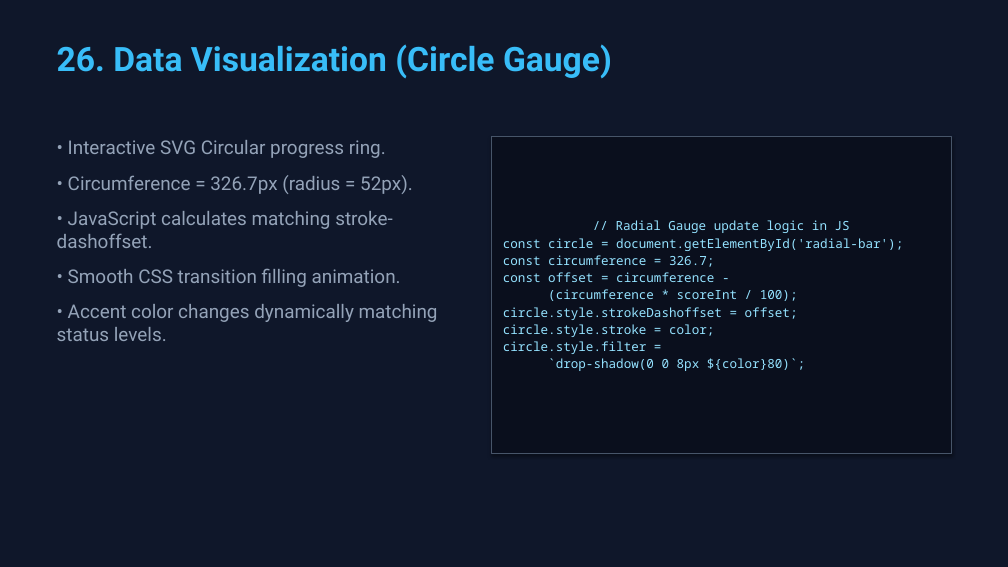
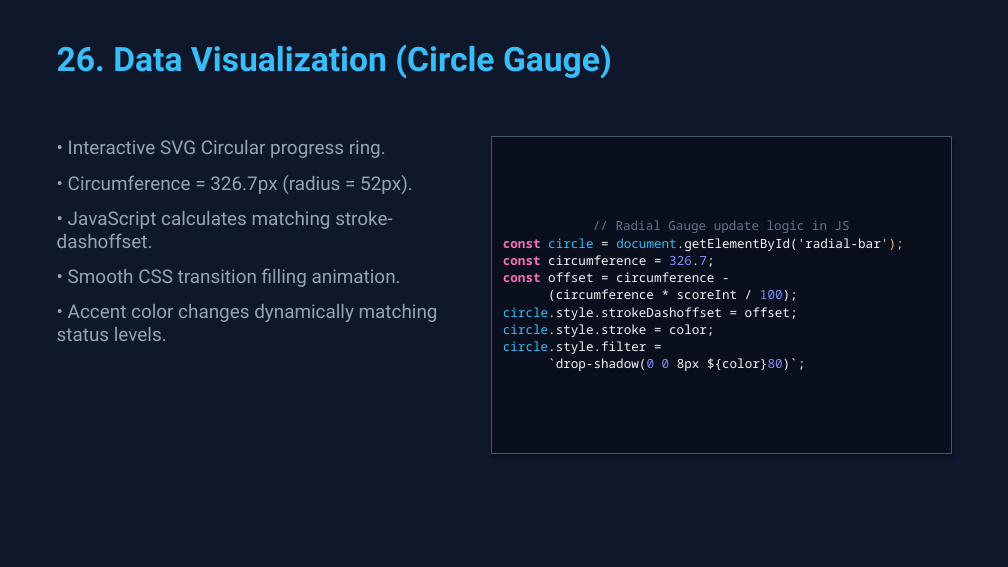
Before and after one commit to Jaydeep131/DocumentSimilarityDetector, a slide deck: slide 27 of AI_Document_OCR_Scanner_Similarity_Detector_PBL.pptx. Drawn at 1008x567 pixels with LibreOffice and Linux fonts; fonts in the diff are those of the drawing. Boxes give left, top, right and bottom in pixels: in the first picture for what was removed or moved away, otherwise in the second. Text is boxed around its words. In the diff, an @@ line names an element or a change of style, - is before the commit and + after.

Commit message:
Add VS Code-like syntax highlighting colorizer for PPTX code blocks

```diff
--- a/AI_Document_OCR_Scanner_Similarity_Detector_PBL.pptx
+++ b/AI_Document_OCR_Scanner_Similarity_Detector_PBL.pptx
@@ rectangle "// Radial Gauge update logic ..." at (492,136,951,454): text colour #94E2FF to #64748B in "// Radial Gauge update logic in JS"; text colour #94E2FF to #F472B6, bold on in "const", "const", "const"; text colour #94E2FF to #38BDF8 in "circle document.getElementById('radial-bar');", "circle.style.strokeDashoffset", "circle.style.stroke", "circle.style.filter"; text colour #94E2FF to #F1F5F9 in "= document.getElementById('radial-bar');", "circumference = 326.7;", "offset = circumference -", "(circumference * scoreInt / 100);" and 4 more places; text colour #94E2FF to #FDBA74 in "document.getElementById('radial-bar');"; text colour #94E2FF to #818CF8 in "326.7;", "100);", "`drop-shadow(0 0 ${color}80)`;" @@
```
Also in this commit, not shown: 4 other slides changed, 2 other files.
